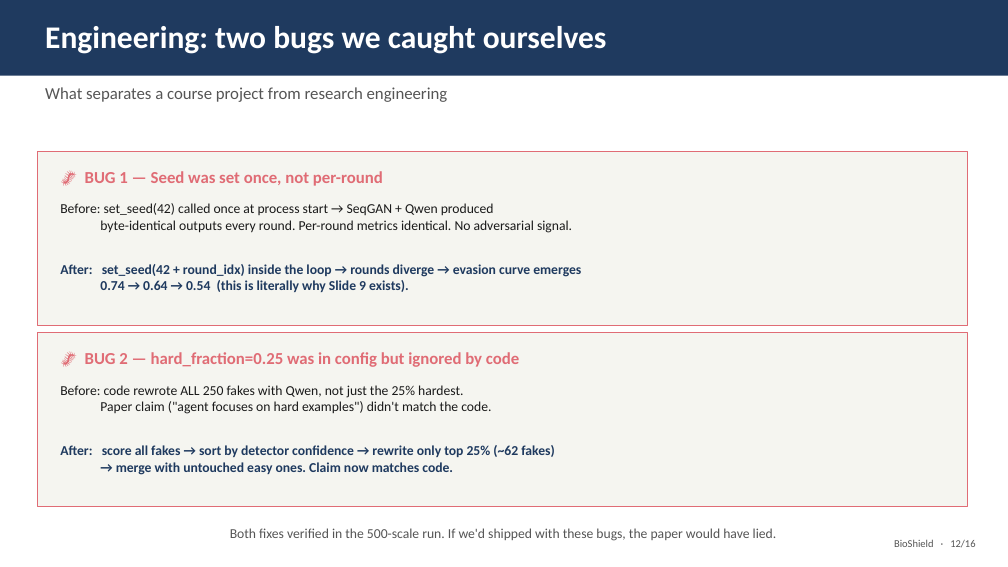
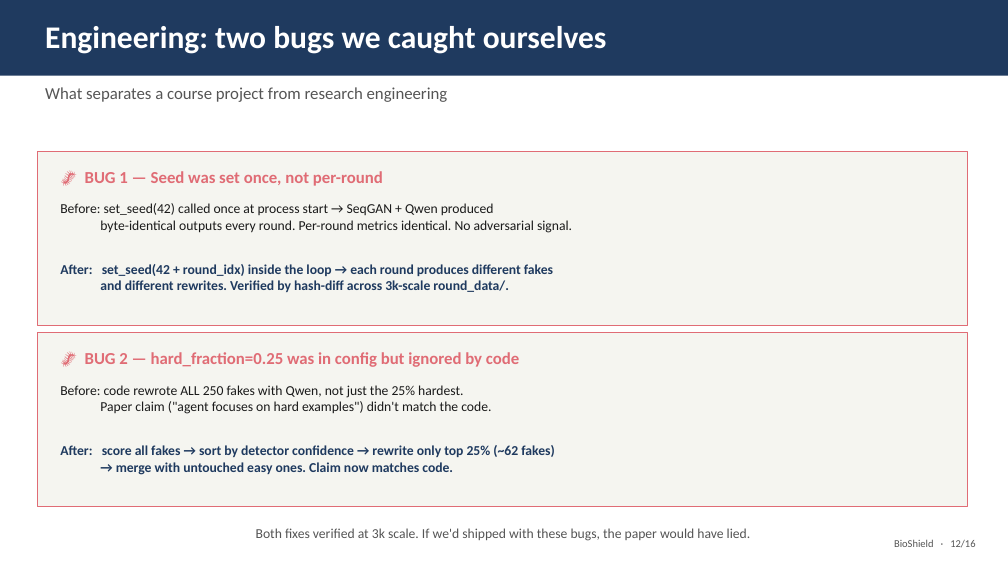
Before and after one commit to Rayudualapati-25/BioShield, a slide deck: slide 12 of experiments/BioShield_class_presentation.pptx. Drawn at 1008x567 pixels with LibreOffice and Linux fonts; fonts in the diff are those of the drawing. Boxes give left, top, right and bottom in pixels: in the first picture for what was removed or moved away, otherwise in the second. Text is boxed around its words. In the diff, an @@ line names an element or a change of style, - is before the commit and + after.

```diff
--- a/experiments/BioShield_class_presentation.pptx
+++ b/experiments/BioShield_class_presentation.pptx
@@ text at [60,264,553,292]: text changed @@
-After: set_seed(42 + round_idx) inside the loop → rounds diverge → evasion curve emerges
-0.74 → 0.64 → 0.54 (this is literally why Slide 9 exists).
+After: set_seed(42 + round_idx) inside the loop → each round produces different fakes
+and different rewrites. Verified by hash-diff across 3k-scale round_data/.
@@ text at [256,528,751,541]: text changed @@
-Both fixes verified in the 500-scale run. If we'd shipped with these bugs, the paper would have lied.
+Both fixes verified at 3k scale. If we'd shipped with these bugs, the paper would have lied.
```
Also in this commit, not shown: 8 other slides changed, 1 slide added, 1 slide removed, 28 other files.
